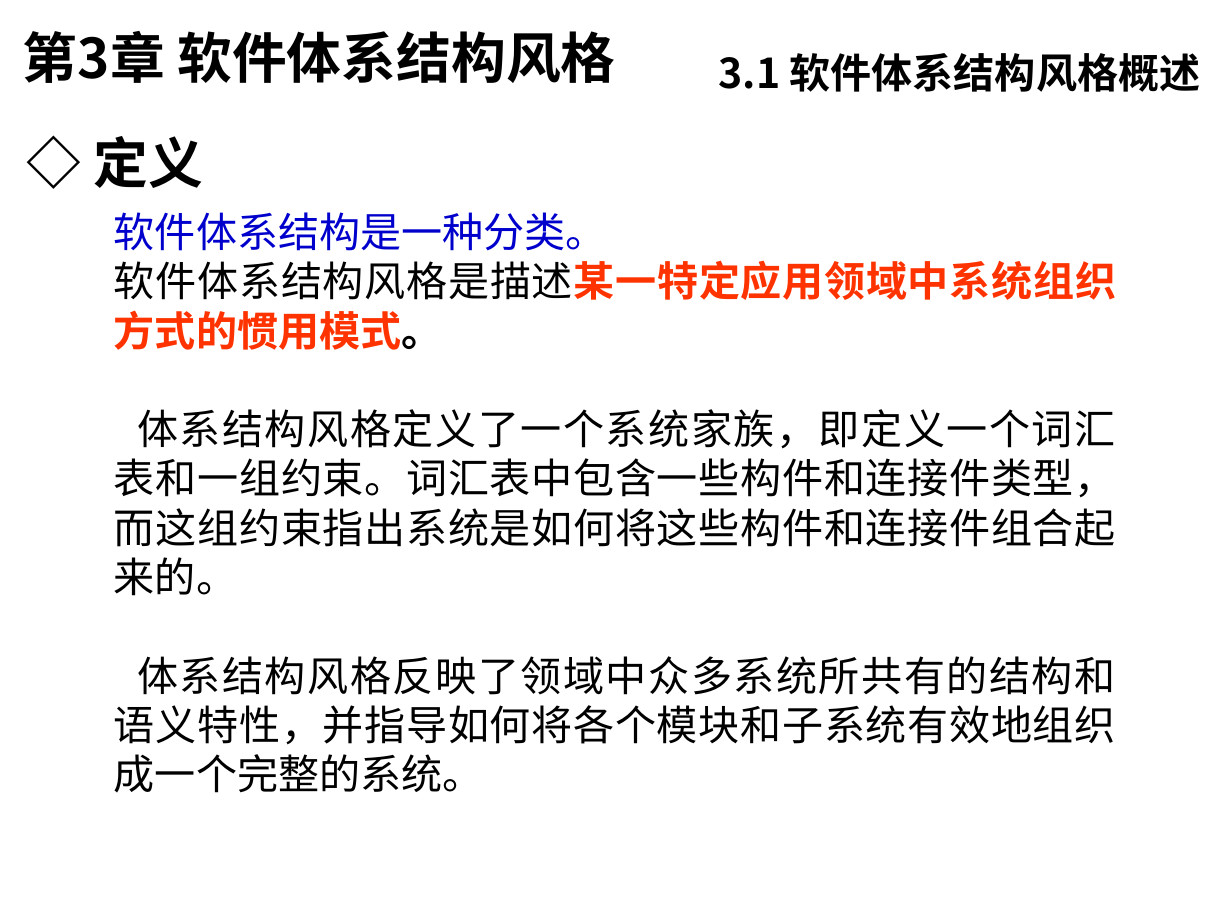
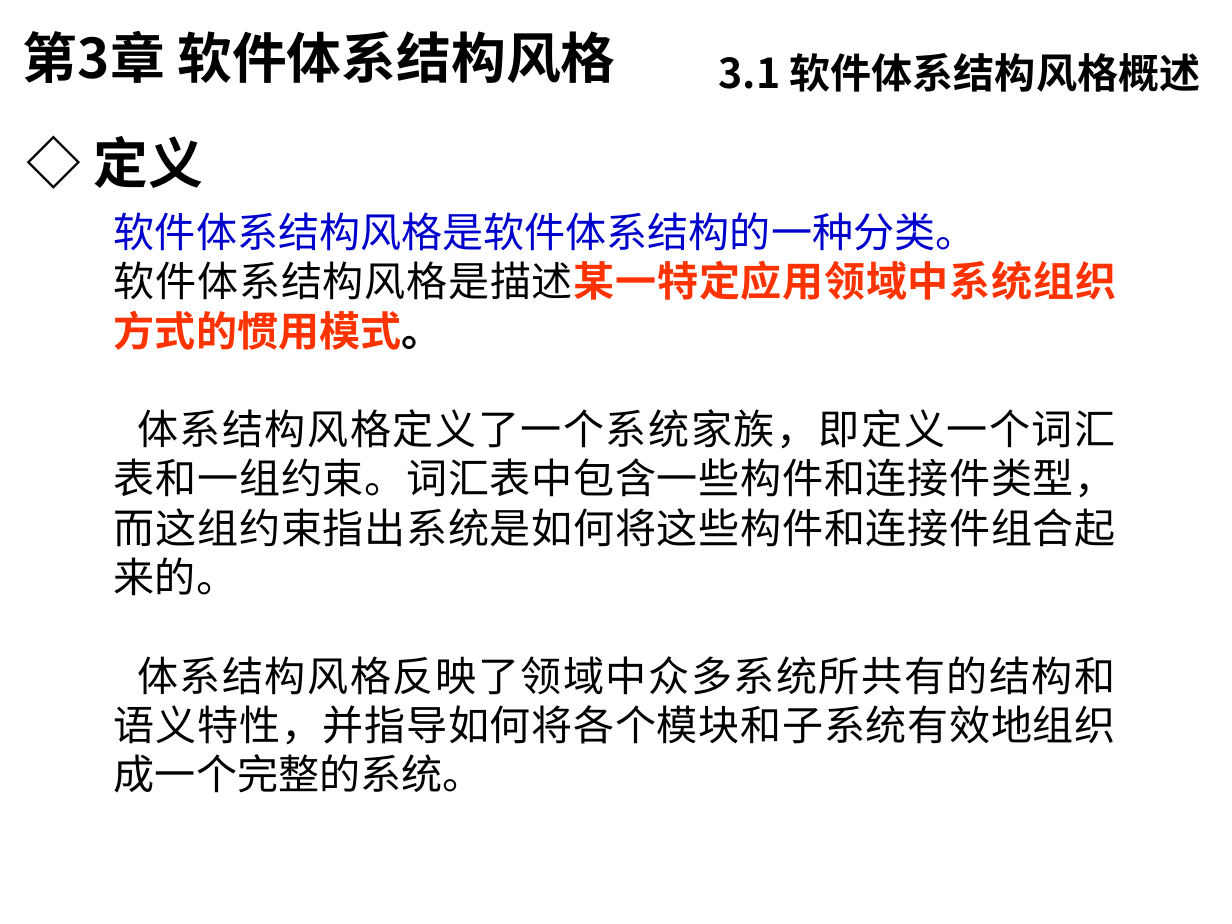
Before and after one commit to liangshanhero/sa, a slide deck: slide 2 of sa/文档/2019 软件体系结构（11）：软件体系结构风格.ppt. Drawn at 1232x924 pixels with LibreOffice and Linux fonts; fonts in the diff are those of the drawing; background and template pictures are left out. Boxes give left, top, right and bottom in pixels: in the first picture for what was removed or moved away, otherwise in the second. Text is boxed around its words. In the diff, an @@ line names an element or a change of style, - is before the commit and + after.

Commit message:
modify sa style.

```diff
--- a/sa/文档/2019 软件体系结构（11）：软件体系结构风格.ppt
+++ b/sa/文档/2019 软件体系结构（11）：软件体系结构风格.ppt
@@ text at [114,212,976,251]: text changed @@
-软件体系结构是一种分类。
+软件体系结构风格是软件体系结构的一种分类。
```
Also in this commit, not shown: 14 other slides changed.
